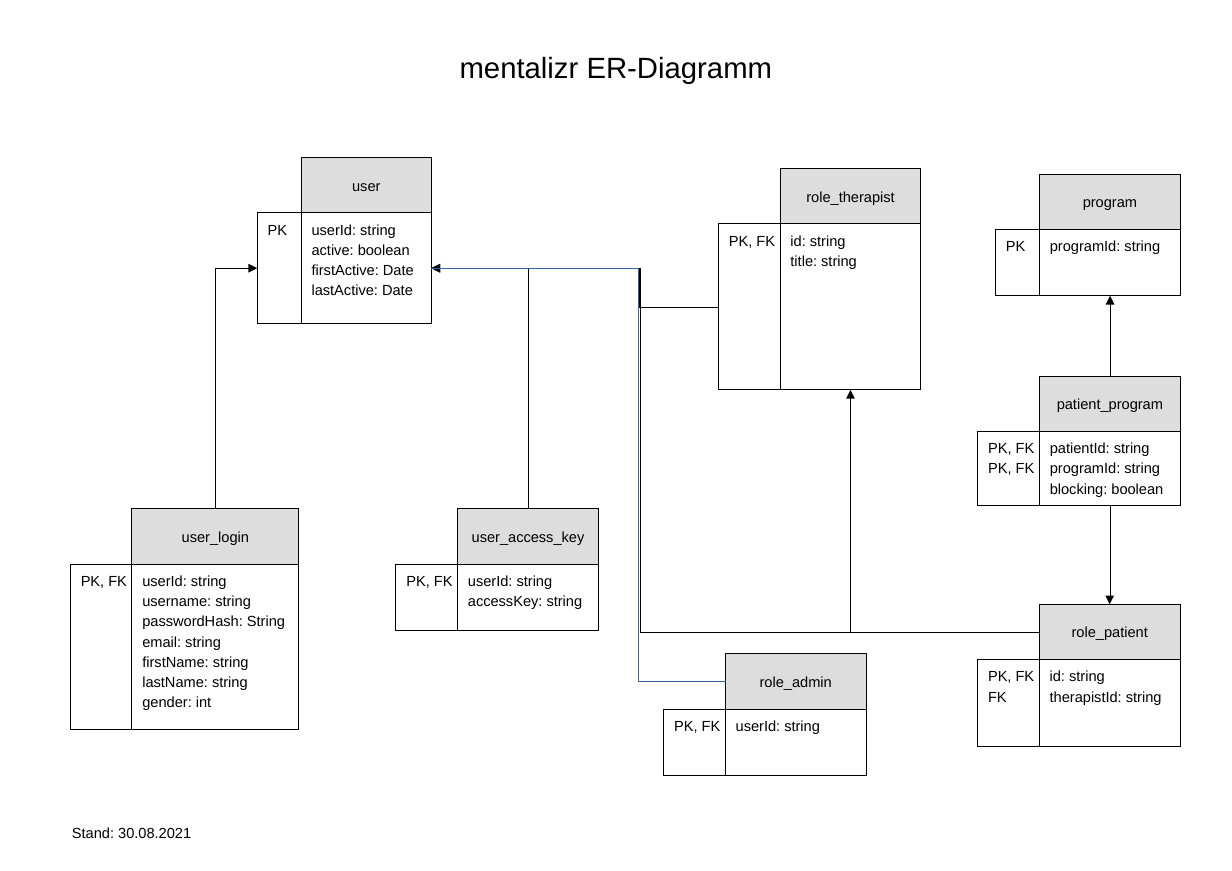
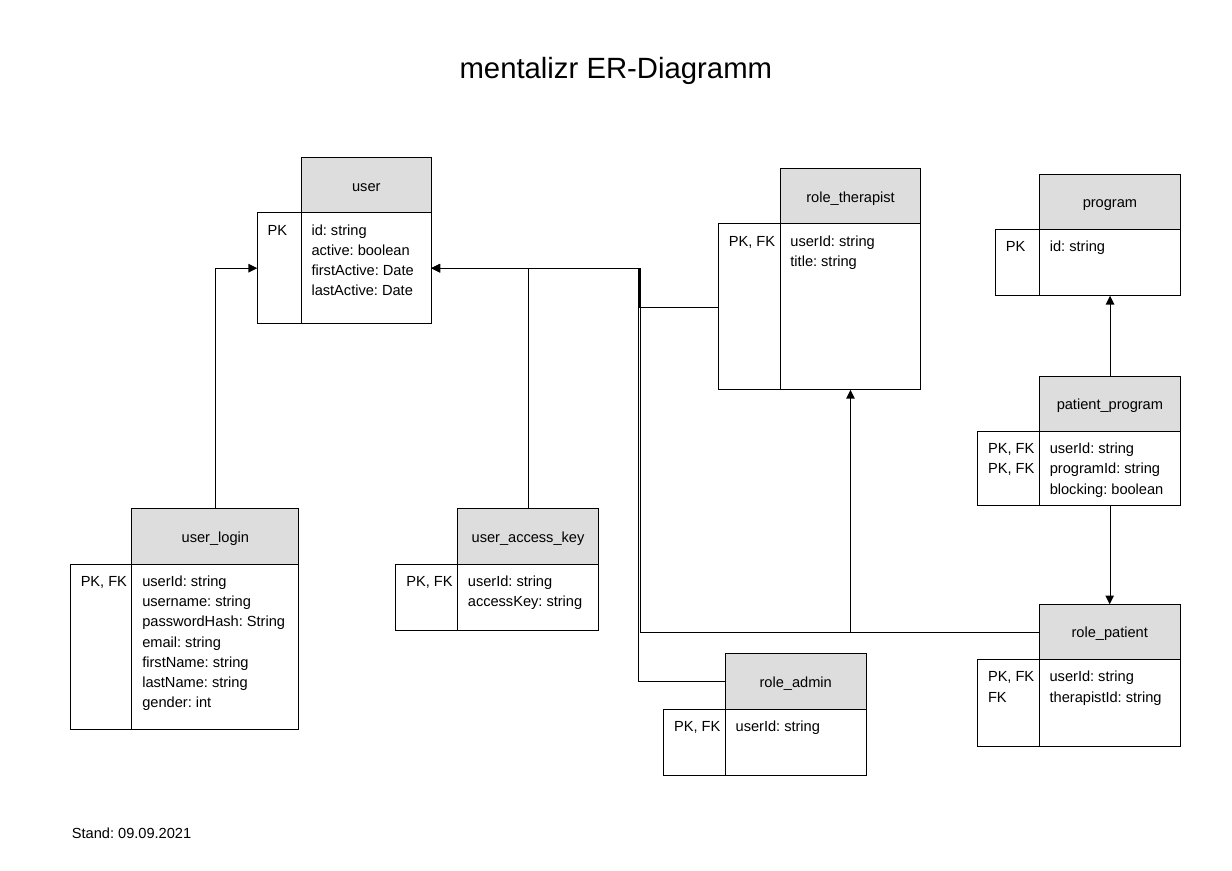
Before and after one commit to mentalizr/m7r-persistence-rdbms, a slide deck: slide 1 of doc/mentalizr-erd.odp. Drawn at 1232x871 pixels with LibreOffice and Linux fonts; fonts in the diff are those of the drawing. Boxes give left, top, right and bottom in pixels: in the first picture for what was removed or moved away, otherwise in the second. Text is boxed around its words. In the diff, an @@ line names an element or a change of style, - is before the commit and + after.

```diff
--- a/doc/mentalizr-erd.odp
+++ b/doc/mentalizr-erd.odp
@@ text in rectangle at <box>312,224,367,238</box>: text changed @@
-userId: string
+id: string
@@ text in rectangle at <box>790,235,875,249</box>: text changed @@
-id: string
+userId: string
@@ elbow line (725, 682) - (431, 269): stroke #3465A4 0 pt to #000000 0 pt @@
@@ text in rectangle at <box>1050,240,1105,254</box>: text changed @@
-programId: string
+id: string
@@ text in rectangle at <box>1098,442,1134,456</box>: text changed @@
-patientId: string
+userId: string
@@ text in rectangle at <box>1098,670,1134,684</box>: text changed @@
-id: string
+userId: string
@@ text at <box>72,827,191,838</box>: text changed @@
-Stand: 30.08.2021
+Stand: 09.09.2021
```
Also in this commit, not shown: 11 other files.
